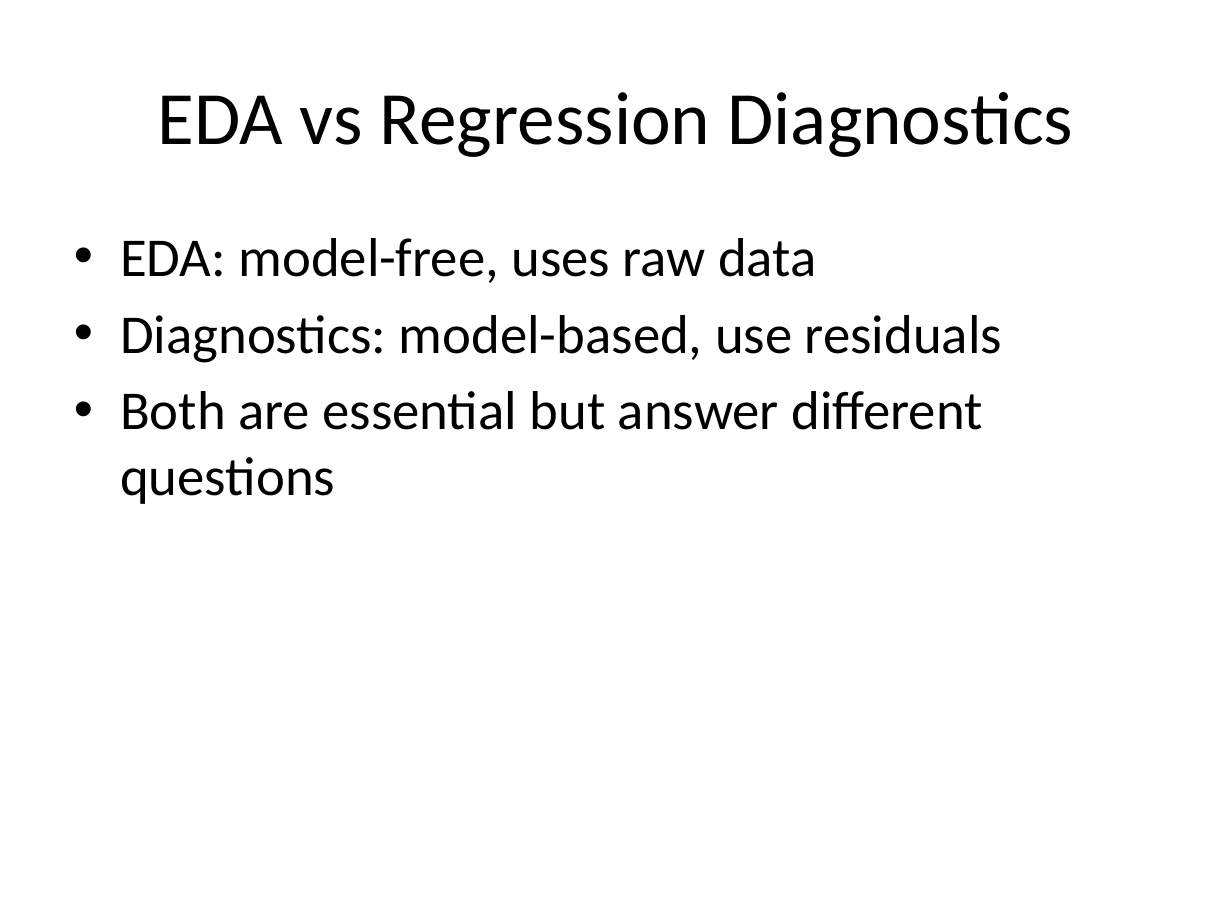
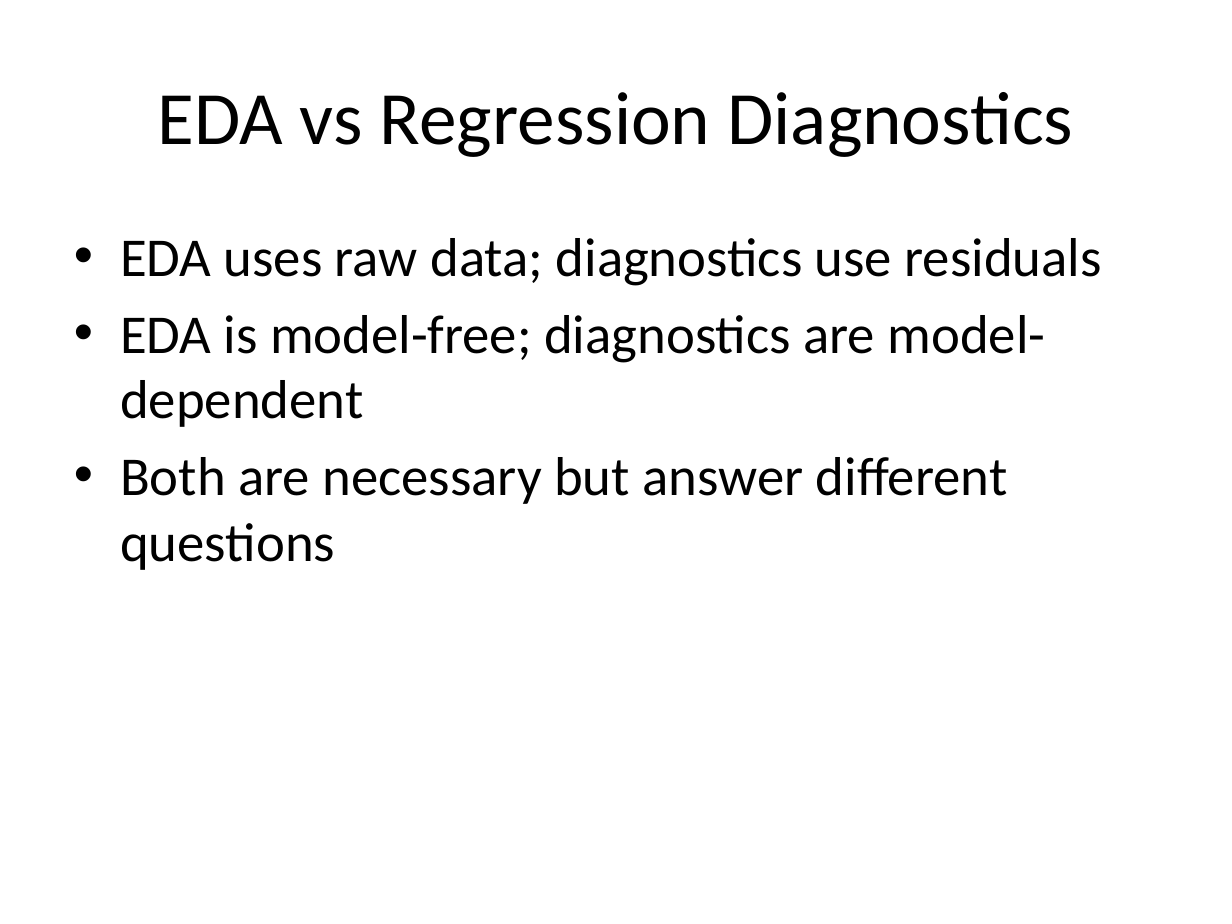
Before and after one commit to dustinpluta/STAT7630_Spring2026, a slide deck: slide 14 of Course_Notes/EDA_in_Regression.pptx (slide 6 before the commit). Drawn at 1232x924 pixels with LibreOffice and Linux fonts; fonts in the diff are those of the drawing. Boxes give left, top, right and bottom in pixels: in the first picture for what was removed or moved away, otherwise in the second. Text is boxed around its words. In the diff, an @@ line names an element or a change of style, - is before the commit and + after.

```diff
--- a/Course_Notes/EDA_in_Regression.pptx
+++ b/Course_Notes/EDA_in_Regression.pptx
@@ text at (x1=120, y1=238, x2=1102, y2=570): text changed @@
-• EDA: model-free, uses raw data
-• Diagnostics: model-based, use residuals
-• Both are essential but answer different questions
+• EDA uses raw data; diagnostics use residuals
+• EDA is model-free; diagnostics are model-dependent
+• Both are necessary but answer different questions
```
Also in this commit, not shown: 6 other slides changed, 10 slides added.
